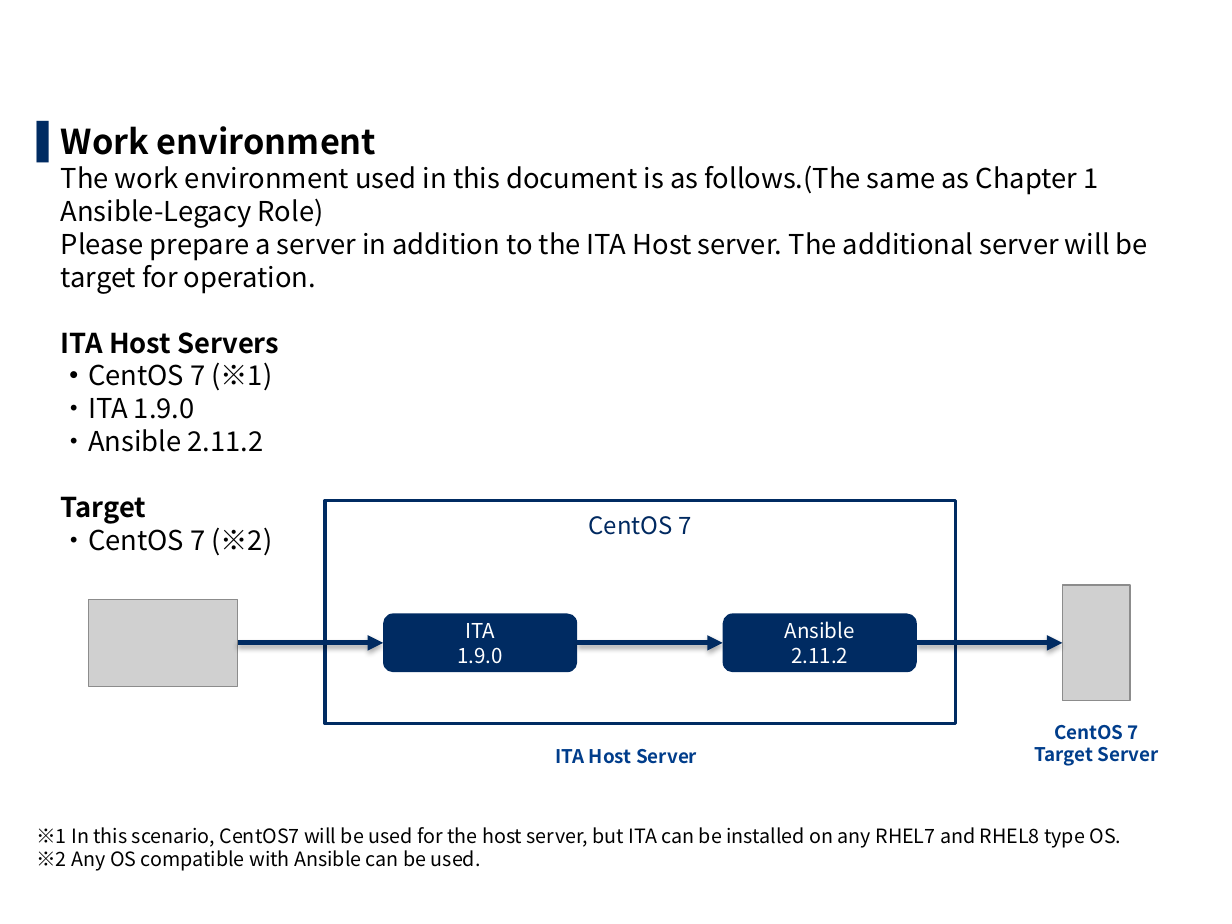
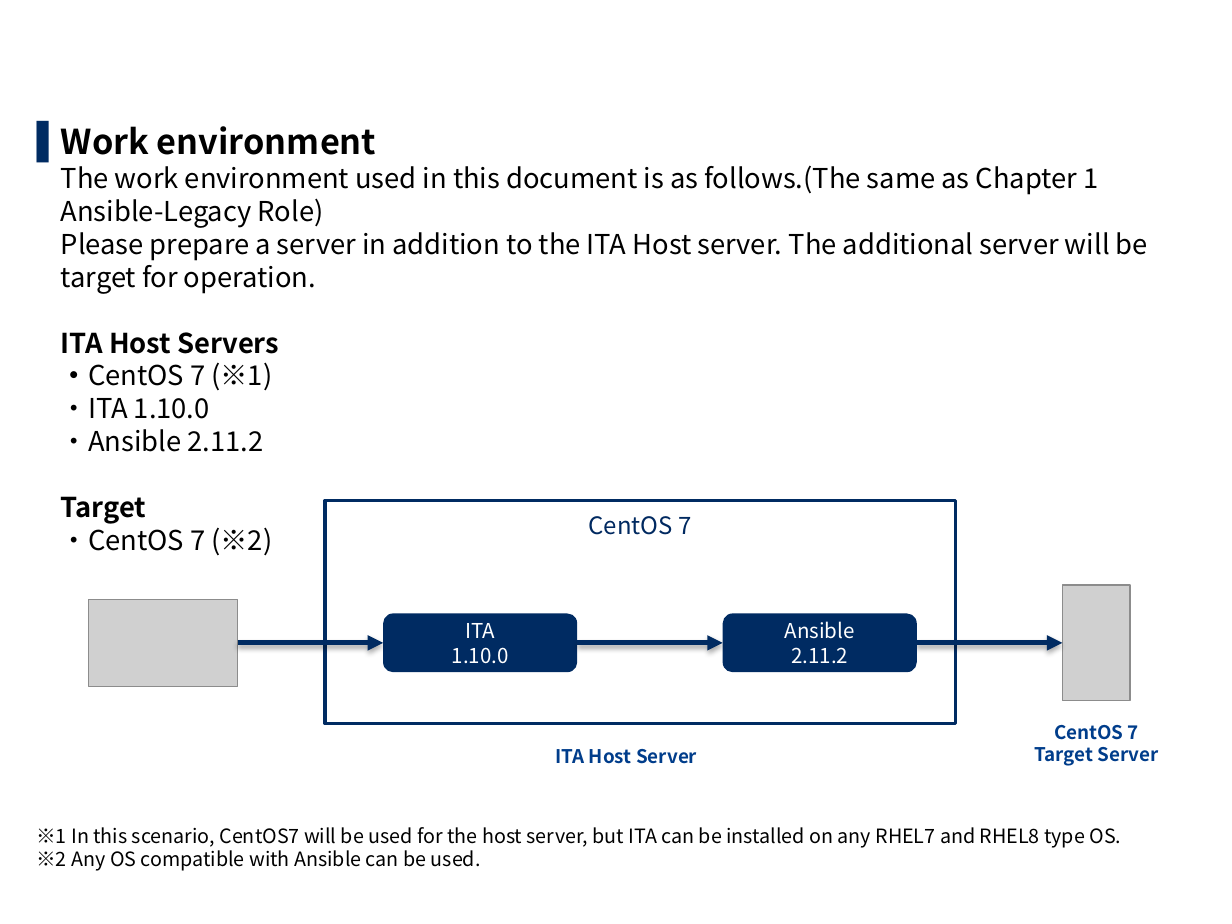
Before and after one commit to exastro-suite/it-automation-docs, a slide deck: slide 27 of asset/Learn/ITA-Ansible-Driver_en_practice.pptx (slide 26 before the commit). Drawn at 1232x924 pixels with LibreOffice and Linux fonts; fonts in the diff are those of the drawing; grey boxes stand for pictures; background and template pictures are left out. Boxes give left, top, right and bottom in pixels: in the first picture for what was removed or moved away, otherwise in the second. Text is boxed around its words. In the diff, an @@ line names an element or a change of style, - is before the commit and + after.

```diff
--- a/asset/Learn/ITA-Ansible-Driver_en_practice.pptx
+++ b/asset/Learn/ITA-Ansible-Driver_en_practice.pptx
@@ text at (61,126,1148,556): text changed @@
-▌ Work environment
-  The work environment used in this document is as follows.(The same as Chapter 1 Ansible-Legacy Role)
-  Please prepare a server in addition to the ITA Host server. The additional server will be target for operation.
-  ITA Host Servers
-  ・CentOS 7 (※1)
-  ・ITA 1.9.0
-  ・Ansible 2.11.2
-  Target
-  ・CentOS 7 (※2)
+▌ Work environment
+  The work environment used in this document is as follows.(The same as Chapter 1 Ansible-Legacy Role)
+  Please prepare a server in addition to the ITA Host server. The additional server will be target for operation.
+  ITA Host Servers
+  ・CentOS 7 (※1)
+  ・ITA 1.10.0
+  ・Ansible 2.11.2
+  Target
+  ・CentOS 7 (※2)
@@ text in rounded rectangle at (452,647,509,664): text changed @@
-1.9.0
+1.10.0
```
Also in this commit, not shown: 61 other slides changed, 3 slides added, 7 other files.
